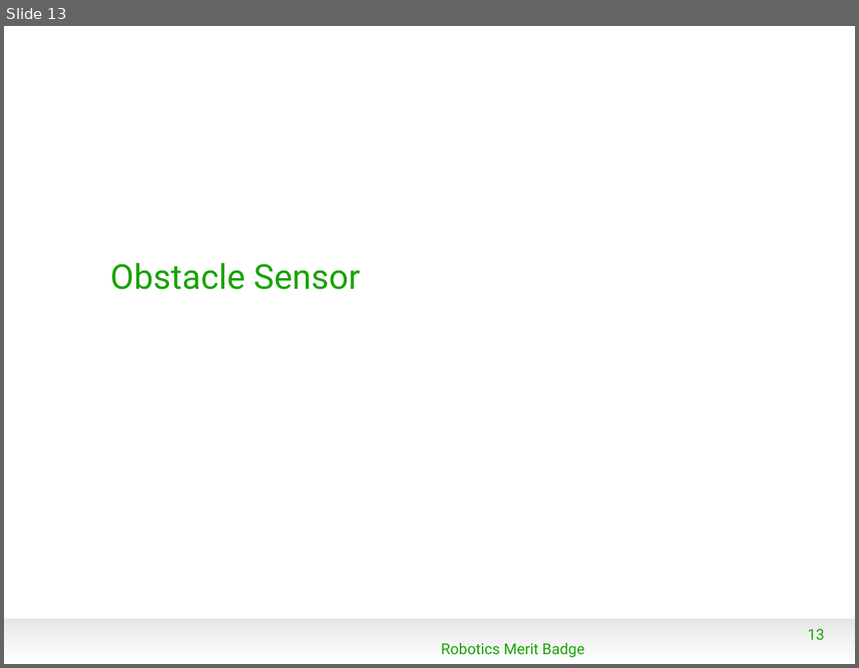
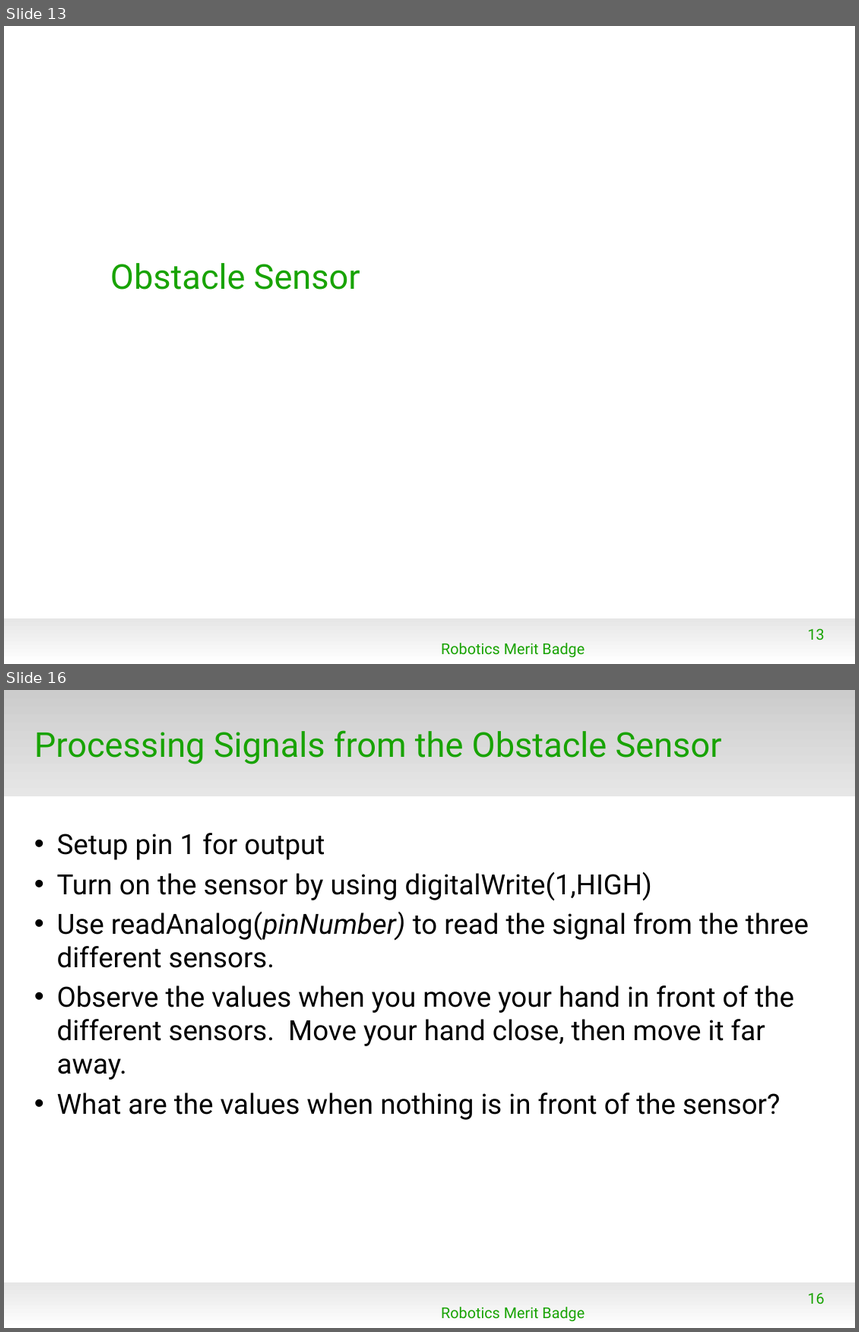
Before and after one commit to spiderman-2099/RoboticsMB, a slide deck: doc/RMB_Session2.odp. Shown one above the other, each under a label of ours: slide 13 before the commit, slides 13 and 16 after it; the slides between them are not shown. The pictures are 859x668 and 859x1332 pixels, drawn with LibreOffice and Linux fonts; fonts in the diff are those of the drawing; background and template pictures are left out. Boxes give left, top, right and bottom in pixels: in the first picture for what was removed or moved away, otherwise in the second. Text is boxed around its words. In the diff, an @@ line names an element or a change of style, - is before the commit and + after.

```diff
--- a/doc/RMB_Session2.odp
+++ b/doc/RMB_Session2.odp
@@ slide 16 added at (4,690,855,1328), background #FFFFFF; not listed: 1 template element that a slide beside it also shows @@
@@ rectangle added at (4,690,855,796), fill gradient #CCCCCC to #E6E6E6 @@
@@ title added at (34,730,722,764), 32 pt, text #18A303 @@
+Processing Signals from the Obstacle Sensor
@@ text added at (57,833,809,1120), 26 pt, text #000000 @@
+• Setup pin 1 for output
+• Turn on the sensor by using digitalWrite(1,HIGH)
+• Use readAnalog(pinNumber) to read the signal from the three different sensors.
+• Observe the values when you move your hand in front of the different sensors. Move your hand close, then move it far away.
+• What are the values when nothing is in front of the sensor?
@@ page number added at (808,1293,825,1304), 14 pt, text #18A303 @@
+16
@@ text added at (441,1307,585,1322), 14 pt, text #18A303 @@
+Robotics Merit Badge
```
Also in this commit, not shown: 4 slides changed, 3 other slides added, 1 other file.
